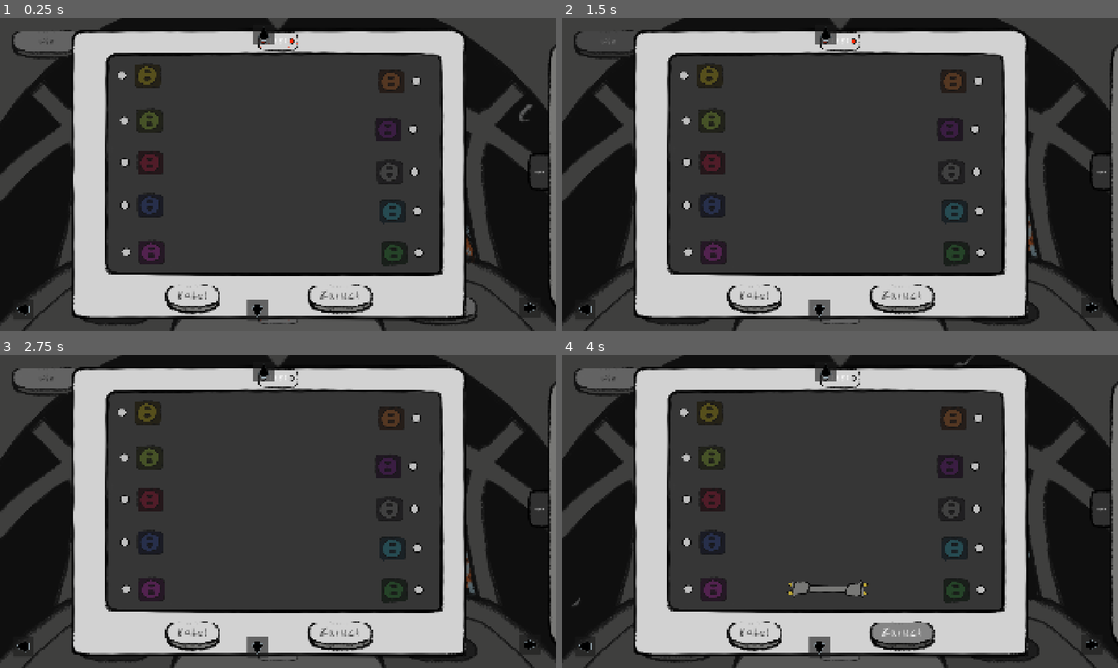
Above: before the commit, frames 1-4 (two rows, left to right).
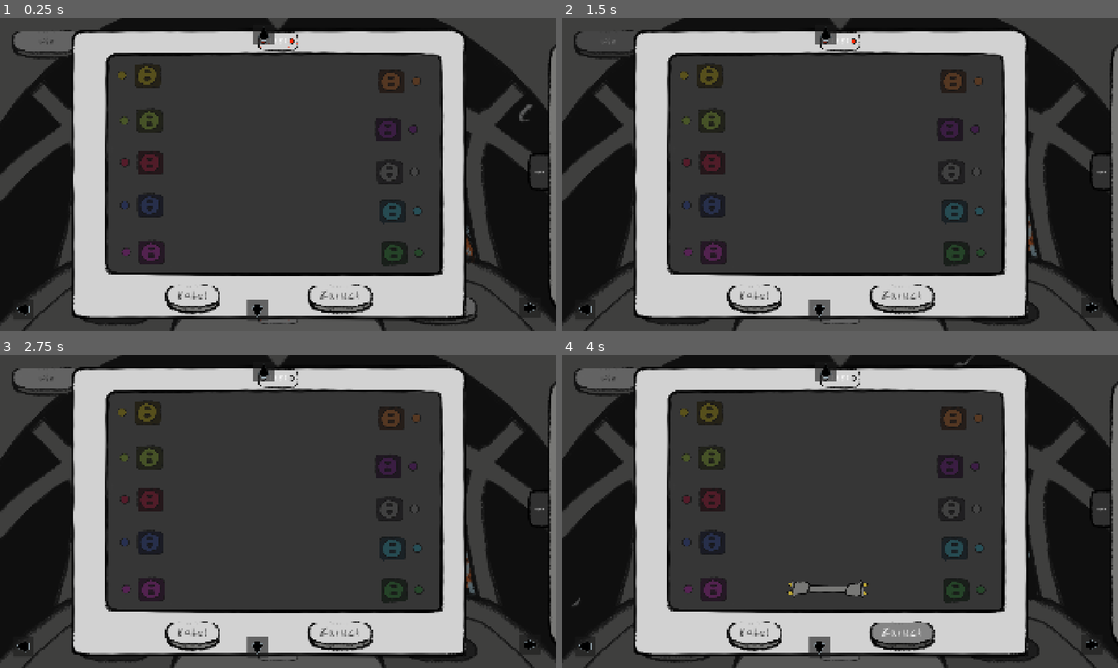
Above: after the commit, the same moments.

Repository: xxPigelxx/spacewrecked
Game: Godot game, scene res://Scenes/Puzzle/Main.tscn
The game is run twice, just before and just after one commit, with the same random seed, the same clock (stepped at 60 frames per second) and the same inputs. This scene is started directly instead of the project's main scene. The engine's default icon, where the game draws it, is replaced by a stand-in: a white triangle on a blue panel in a dark square. Sound files missing from this copy of the repository are replaced by a short silence.
Inputs (mouse positions are in pixels of both pictures, inside the frame that each line leads up to):
- Up to frame 1 (0.25 s): no input
- Up to frame 2 (1.5 s): click (840, 274) at 0.5 s; click "win" at 1.25 s
- Up to frame 3 (2.75 s): tap Enter at 2 s; drag from (150, 498) to (544, 558) at 2.02 s
- Up to frame 4 (4 s): click "Kabel" at 2.75 s; click "Zuruck" at 3.5 s

The runs differ from the first frame. In frame 1, 0.3% of the frame differs, in the area x 21-76%, y 17-76%; in frame 2, 0.3%; in frame 3, 0.3%; in frame 4, 0.3%.

Commit message:
Add socket lamp activation on win and fix visual modulation
- Add _activate_socket_lamps() function to sequentially activate socket lamps when game is won, with 50ms delay between each socket
- Fix socket visual modulation by using modulate instead of self_modulate for proper color application
- Add activate_lamps() method to socket to control lamp activation
- Reposition ManualItemPickup node in scene

Diff:
--- a/Scenes/MainGame.tscn
+++ b/Scenes/MainGame.tscn
@@ -81,7 +81,7 @@
 [node name="MalfunctionIconsSignal" parent="Interactabels/SetupMalfunctions/NavStart" unique_id=72393084 instance=ExtResource("13_wn26v")]
 
 [node name="ManualItemPickup" type="Area2D" parent="Interactabels/SetupMalfunctions" unique_id=612487883]
-position = Vector2(1113, 365)
+position = Vector2(987, 542)
 script = ExtResource("11_q8sds")
 prompt_text = "Press E to Pickup"
 
--- a/script/cablegame_manager.gd
+++ b/script/cablegame_manager.gd
@@ -29,7 +29,13 @@
 			return
 	_on_win()
 
+func _activate_socket_lamps():
+	for socket in sockets:
+		socket.activate_lamps()
+		await get_tree().create_timer(0.05).timeout
+
 func _on_win():
+	_activate_socket_lamps()
 	win = true
 	error_code.lamp_flash()
 	AudioManager.play_success()
--- a/script/socket.gd
+++ b/script/socket.gd
@@ -41,7 +41,9 @@
 		return
 
 	if !occupied:
-		visual.self_modulate = socket_color * 0.6
+		visual.modulate = socket_color * 0.6
 	else:
-		visual.self_modulate = socket_color
+		visual.modulate = socket_color
+
+func activate_lamps():
 	lamp.set_active(aktive)
